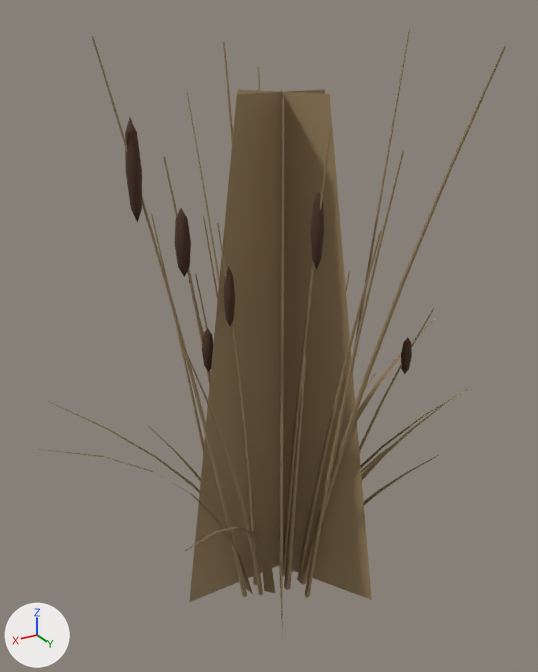
Two versions of the glTF model assets/models/reed_clump_2.glb, one commit apart.
Rendered twice from a 50 mm lens placed at (1.12, 1.79, 1.79), pointed at (0.0, -0.08, 0.85). Every picture has the same lights, and +X, +Y and +Z are marked at lower left. The first picture is the older version. Where no turn or scale is listed for an object, it has been applied to the vertices.

Objects in the first picture: 'LOD_Far', 'ReedClump_Blades_0', 'ReedClump_Blades_1', 'ReedClump_Heads_0', 'ReedClump_Heads_2', 'ReedClump_Stalks_0', 'ReedClump_Stalks_1', 'ReedClump_Stalks_2', 'ReedClump_StubbleStalks' and 2 more.
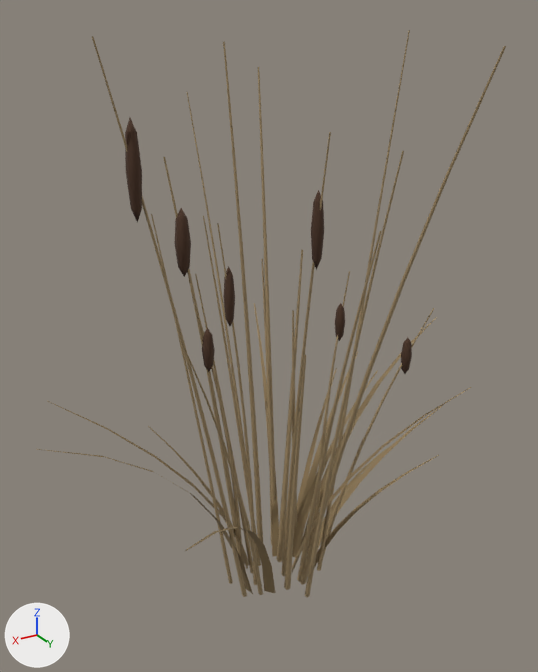
ob_stubble is not drawn itself; it is the parent of ob_reedclump_stubblestalks.

Edits to the bpy script that builds the scene:
```text
Remove ob_lod_far:
    ob_lod_far = bpy.data.objects.new('LOD_Far', me_reedclump_lod_far)
    ob_lod_far.location = (0.0, 0.0, 0.0)
Change ob_stubble:
    ob_stubble.scale: (1.0, 1.0, 1.0) -> (0.0, 0.0, 0.0)
Change ob_reedclump_stubblestalks:
    ob_reedclump_stubblestalks.scale: (1.0, 1.0, 1.0) -> (0.0, 0.0, 0.0)
```

Where the change shows, as pixel boxes (x1, y1, x2, y2) in the pictures (538 x 672 px):
'LOD_Far', deleted (brown): before (189, 89, 372, 632)
'ReedClump_StubbleStalks', rescaled (not visible afterwards): before (237, 544, 311, 598)
'ReedClump_Stalks_2', unchanged, uncovered by the edit: before (163, 42, 331, 580); after (163, 42, 331, 585)
'ReedClump_Blades_0', unchanged, uncovered by the edit: (292, 317, 471, 573) in both
'ReedClump_Blades_2', unchanged, uncovered by the edit: before (48, 370, 388, 493); after (48, 370, 388, 572)
